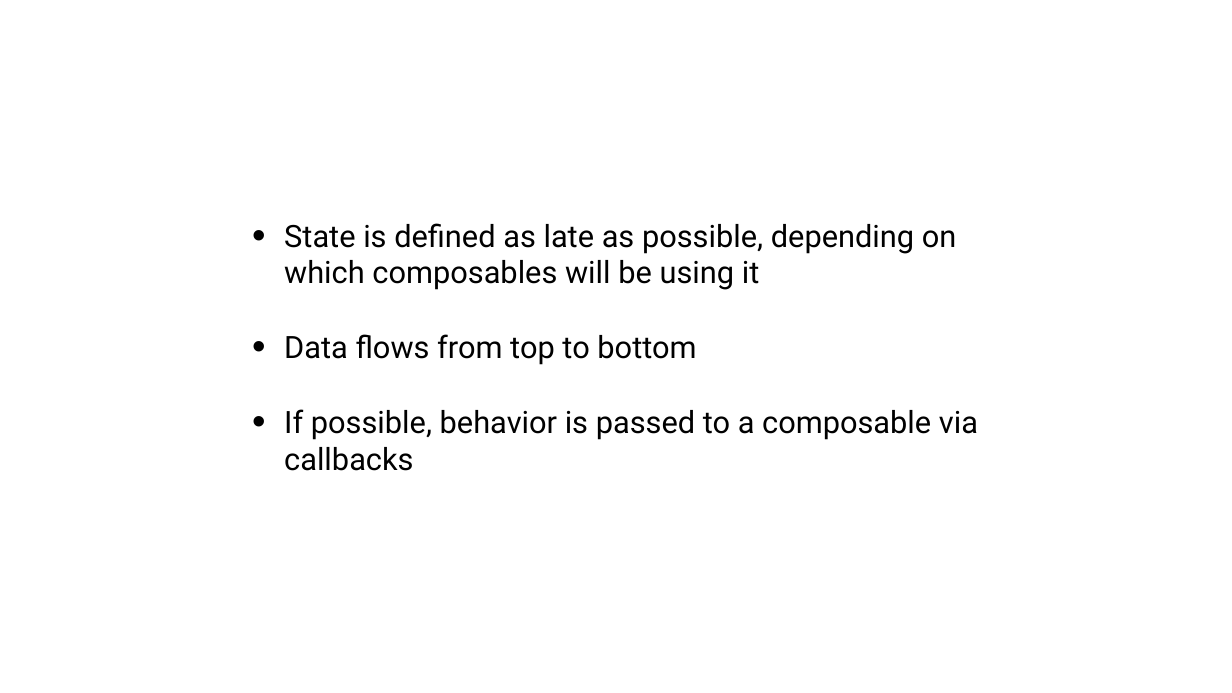
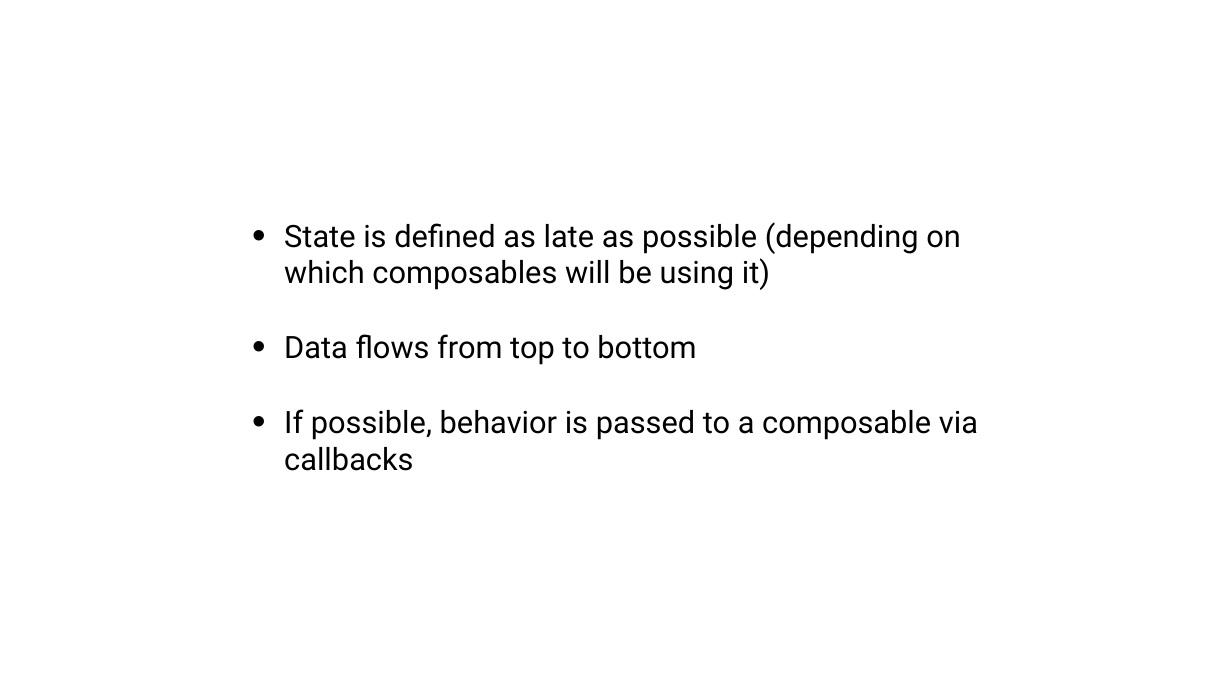
Before and after one commit to tkuenneth/compose_workshop, a slide deck: slide 23 of slides/02_Basics.pptx (slide 20 before the commit). Drawn at 1232x693 pixels with LibreOffice and Linux fonts; fonts in the diff are those of the drawing; background and template pictures are left out. Boxes give left, top, right and bottom in pixels: in the first picture for what was removed or moved away, otherwise in the second. Text is boxed around its words. In the diff, an @@ line names an element or a change of style, - is before the commit and + after.

```diff
--- a/slides/02_Basics.pptx
+++ b/slides/02_Basics.pptx
@@ text at (284, 222, 961, 290): text changed @@
-• State is defined as late as possible, depending on which composables will be using it
+• State is defined as late as possible (depending on which composables will be using it)
```
Also in this commit, not shown: 4 other slides changed, 3 slides added, 1 slide removed, 3 other files.
